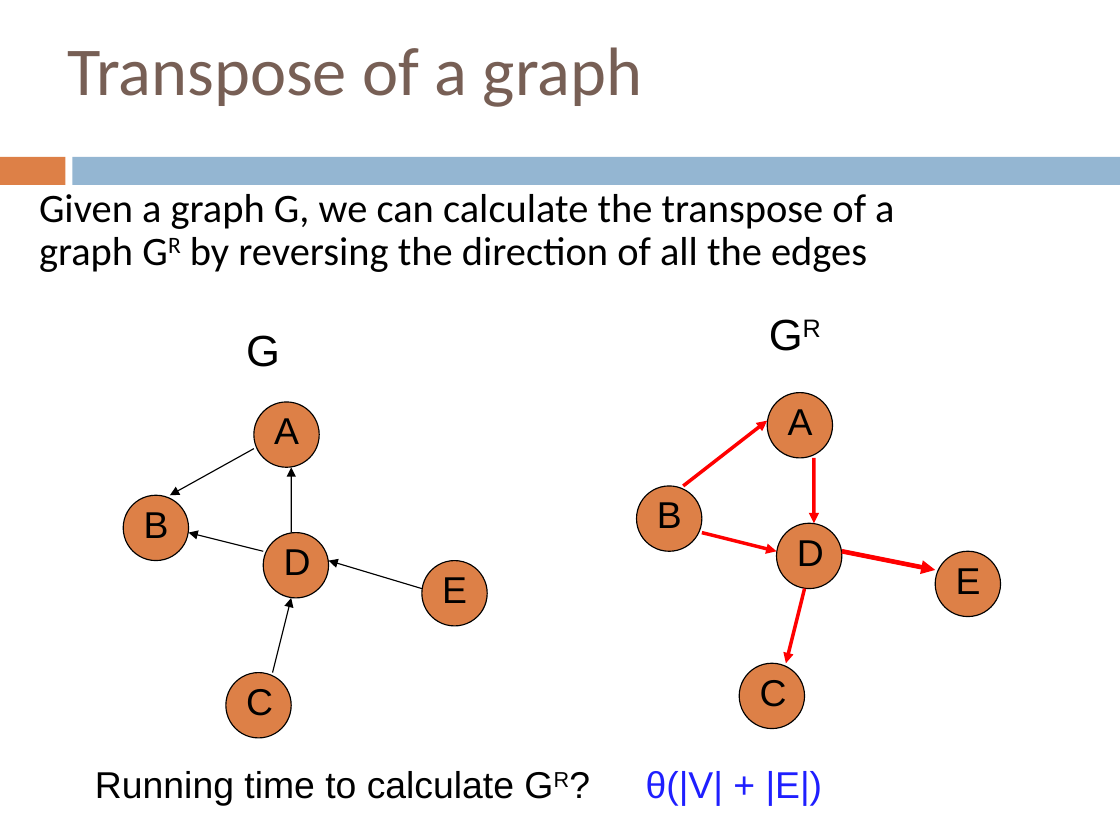
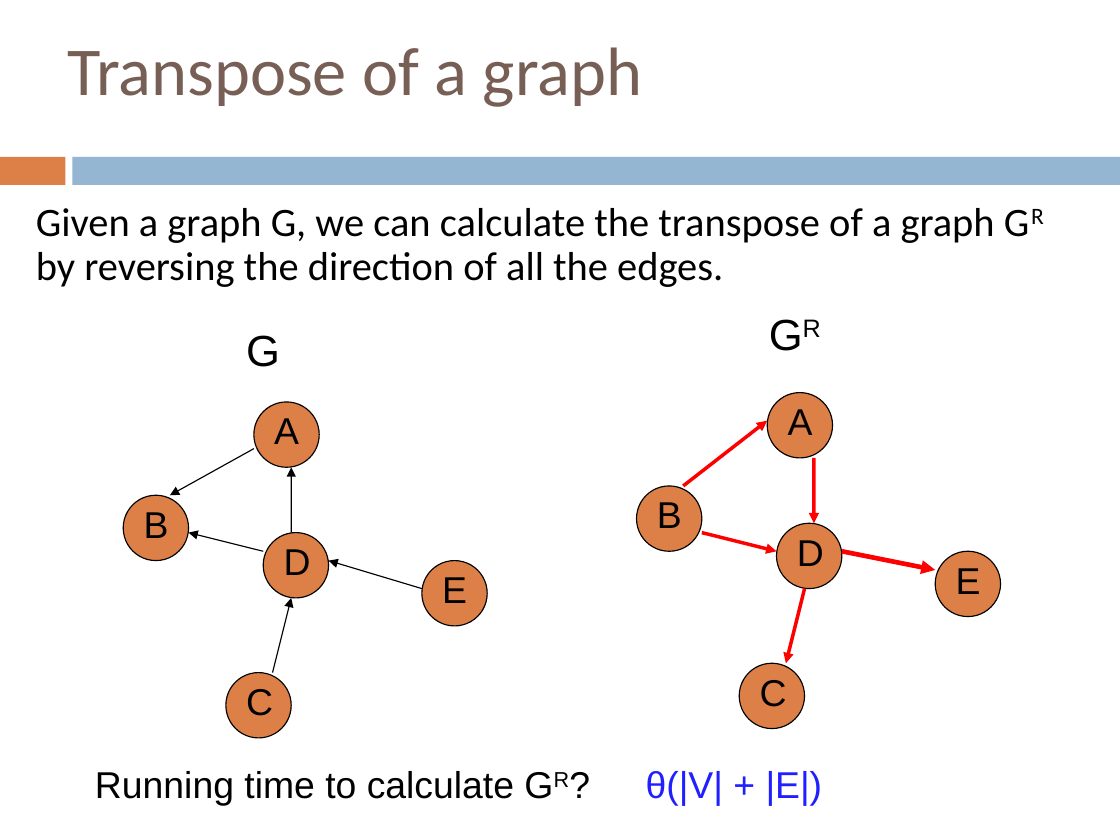
Before and after one commit to Collins-kariuk/Algorithms, a slide deck: slide 5 of Lectures/Lecture 18_More Graph Algorithms.pptx. Drawn at 1120x840 pixels with LibreOffice and Linux fonts; fonts in the diff are those of the drawing. Boxes give left, top, right and bottom in pixels: in the first picture for what was removed or moved away, otherwise in the second. Text is boxed around its words. In the diff, an @@ line names an element or a change of style, - is before the commit and + after.

Commit message:
Review Lecture 18_More Graph Algorithms

```diff
--- a/Lectures/Lecture 18_More Graph Algorithms.pptx
+++ b/Lectures/Lecture 18_More Graph Algorithms.pptx
@@ text at box(36, 208, 995, 287): text changed @@
-Given a graph G, we can calculate the transpose of a graph GR by reversing the direction of all the edges
+Given a graph G, we can calculate the transpose of a graph GR by reversing the direction of all the edges.
```
Also in this commit, not shown: 3 other slides changed.
